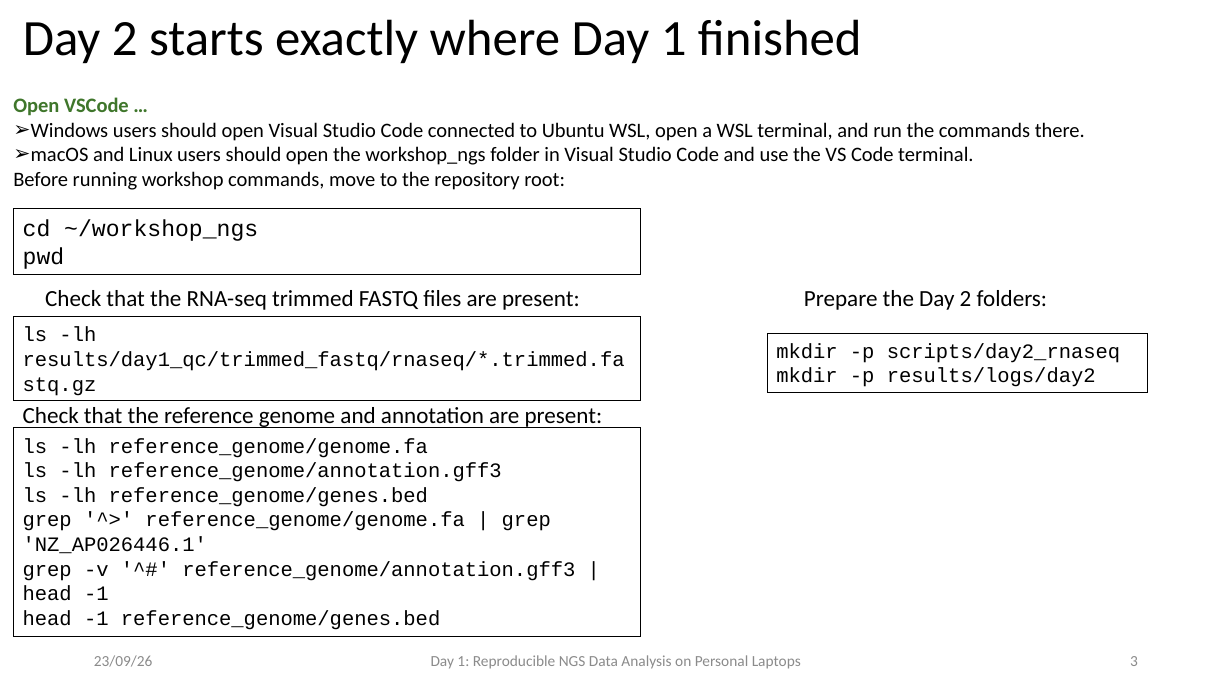
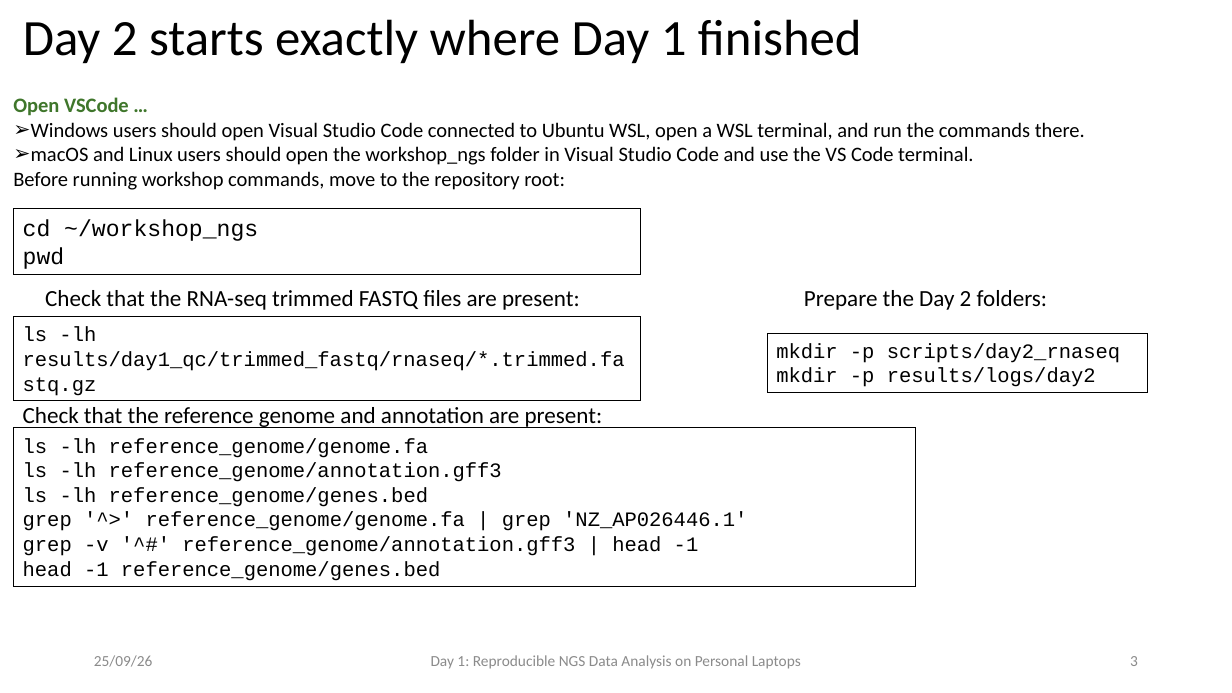
Before and after one commit to fgualdr/reproducible-ngs-workshop, a slide deck: slide 4 of power_point/Day2.pptx. Drawn at 1232x693 pixels with LibreOffice and Linux fonts; fonts in the diff are those of the drawing. Boxes give left, top, right and bottom in pixels: in the first picture for what was removed or moved away, otherwise in the second. Text is boxed around its words. In the diff, an @@ line names an element or a change of style, - is before the commit and + after.

```diff
--- a/power_point/Day2.pptx
+++ b/power_point/Day2.pptx
@@ rectangle "ls -lh reference_genome/genome.fa": place and size @@
-rectangle "ls -lh reference_genome/genome.fa" at box(14, 428, 641, 637)
+rectangle "ls -lh reference_genome/genome.fa" at box(14, 428, 916, 587)
@@ text at box(94, 655, 153, 667): text changed @@
-23/09/26
+25/09/26
```
Also in this commit, not shown: 19 other slides changed, 8 slides added, 40 other files.
